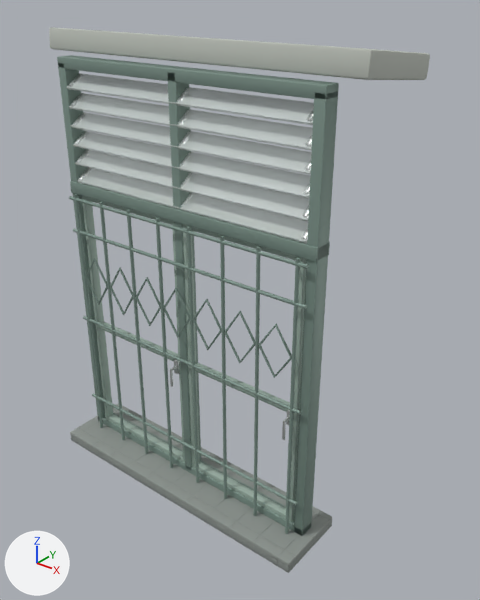
The FBX model Prototype/Assets/CTCC/Art/Meshes/CTCC_ENV_SteelWindow_Narrow.fbx: old version first, new version second.
Camera for both pictures: a 50 mm lens placed at (1.72, -1.79, 3.23), pointed at (0.13, 0.2, 2.0). The lights are fixed; the arrows at lower left show +X, +Y and +Z. The first picture is the older version. Objects named as collision shapes, trigger or cutter boxes, shadow casters or lower levels of detail are left out. Vertices at exactly the same position are counted once.

Names of what the first picture shows: 'CTCC_ENV_SteelWindow_Narrow_LOD0'.
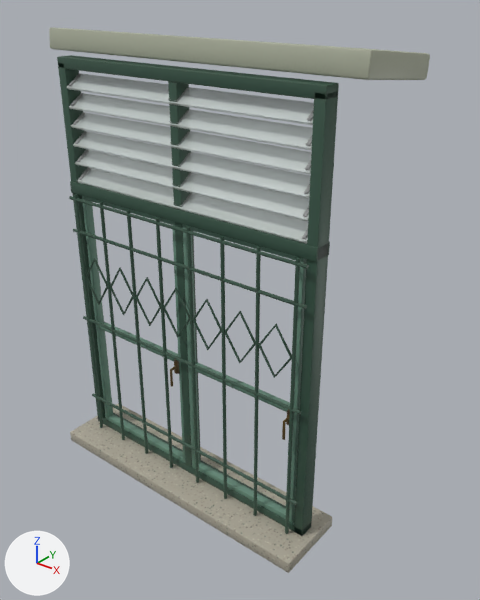
Pixel boxes [x1, y1, x2, y2] of what changed, in the pictures (480 x 600 px; the box of a moved part takes in the faces that stretch with it):
part 1 of me_cube, moved or reshaped
    both: [67, 73, 314, 533]
part 2 of me_cube, recoloured
    both: [70, 404, 332, 573]
part 3 of me_cube, recoloured
    both: [49, 27, 430, 80]
part 4 of me_cube, recoloured
    both: [57, 55, 339, 536]
part 5 of me_cube, recoloured
    both: [82, 196, 307, 523]
part 6 of me_cube, recoloured
    both: [71, 74, 312, 440]

Edits to the bpy script that builds the scene:
```text
Add img_loc03_windownarrow_normal_png:
    img_loc03_windownarrow_normal_png = load_image('LOC03_WindowNarrow_Normal.png', '../Textures/LOC03_WindowNarrow_Normal.png', 1024, 1024, 'Non-Color')
Add img_loc03_windownarrowb_color_png:
    img_loc03_windownarrowb_color_png = load_image('LOC03_WindowNarrowB_Color.png', '../Textures/LOC03_WindowNarrowB_Color.png', 1024, 1024, 'sRGB')
Add mat_loc03_windownarrowb:
    mat_loc03_windownarrowb = bpy.data.materials.new('LOC03_WindowNarrowB')
    # uses the picture img_loc03_windownarrow_normal_png
    # uses the picture img_loc03_windownarrowb_color_png
Change me_cube:
    used by ob_ctcc_env_steelwindow_narrow_lod0; location = (0.0, 0.0, 0.0)
    remove me_cube.from_pydata(...)  # 3380 vertices, 3196 faces; spans x -0.75..0.75, y -0.17..0.45, z 1.09..3.04
    add me_cube.from_pydata(...)  # 3332 vertices, 3292 faces; spans x -0.75..0.75, y -0.17..0.45, z 1.09..3.04
    me_cube part 1
    52 vertices are removed from x -0.62..0.62, y -0.05..-0.04, z 1.15..2.38
    220 faces are deleted
    48 vertices move within x -0.59..0.59, y -0.02..0.05, z 2.44..2.86
    4 vertices are added at (-0.59, -0.05, 1.15), (-0.59, -0.05, 2.38), (0.57, -0.05, 1.15), (0.57, -0.05, 2.38)
    264 new faces join them, mat_loc03_windownarrowb
    52 new faces join them, mat_frostedglass (light grey #d7e1dd)
    me_cube part 2: 54 faces spanning x -0.68..0.68, y -0.17..0.16, z 1.09..1.15 switch from mat_basetrim to mat_loc03_windownarrowb
    me_cube part 3: 54 faces spanning x -0.75..0.75, y 0.03..0.45, z 2.92..3.04 switch from mat_plasterr (light grey #bcc0b8) to mat_loc03_windownarrowb
    me_cube part 4: 672 faces spanning x -0.64..0.64, y -0.05..0.06, z 1.11..2.94 switch from mat_frame to mat_loc03_windownarrowb
    me_cube part 5: 540 faces spanning x -0.58..0.58, y -0.01..0.02, z 1.18..2.38 switch from mat_metalpaint to mat_loc03_windownarrowb
    me_cube part 6: 1384 faces spanning x -0.59..0.59, y -0.06..0.05, z 1.62..2.87 switch from mat_steel to mat_loc03_windownarrowb
```
